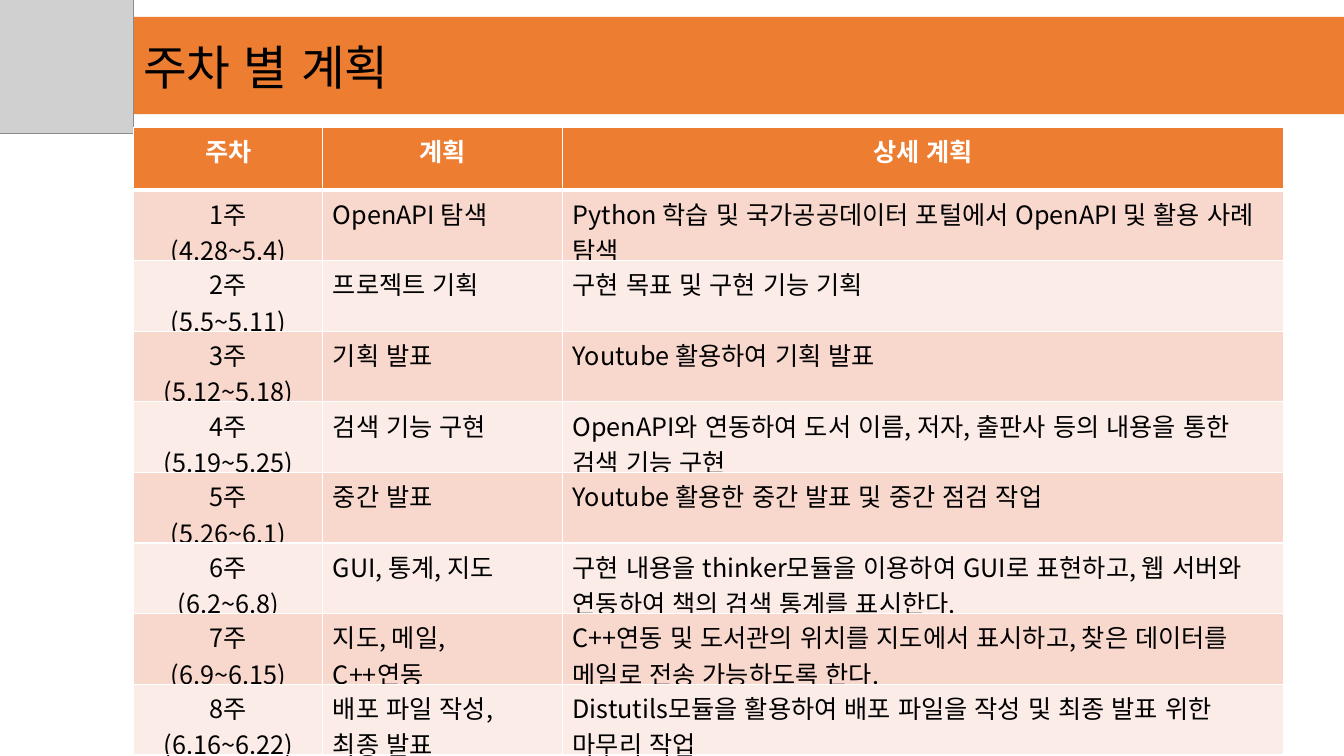
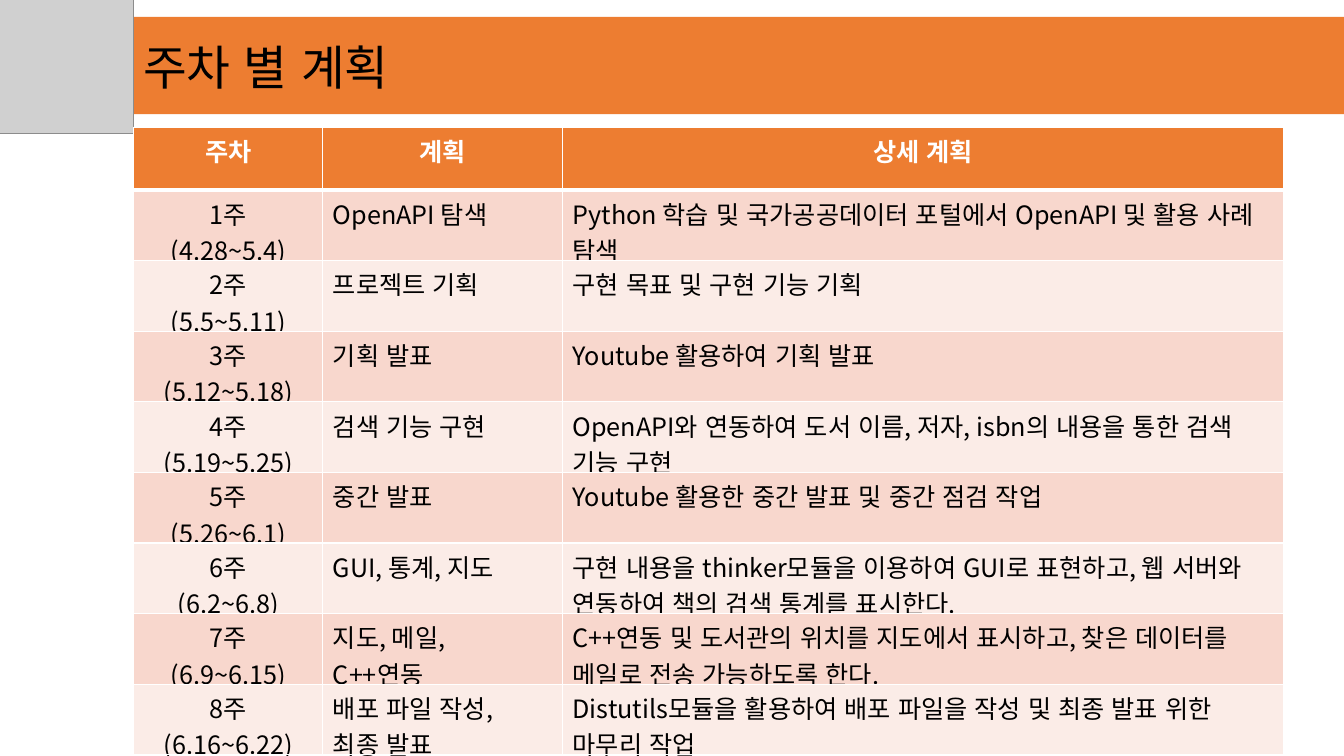
Before and after one commit to gusl0801/script, a slide deck: slide 5 of 스크립트 중간 발표자료.pptx. Drawn at 1344x756 pixels with LibreOffice and Linux fonts; fonts in the diff are those of the drawing; grey boxes stand for pictures; background and template pictures are left out. Boxes give left, top, right and bottom in pixels: in the first picture for what was removed or moved away, otherwise in the second. Text is boxed around its words. In the diff, an @@ line names an element or a change of style, - is before the commit and + after.

```diff
--- a/스크립트 중간 발표자료.pptx
+++ b/스크립트 중간 발표자료.pptx
@@ table at [134,127,1285,756] @@
-row 5, column 3: OpenAPI와 연동하여 도서 이름, 저자, 출판사 등의 내용을 통한 검색 기능 구현
+row 5, column 3: OpenAPI와 연동하여 도서 이름, 저자, isbn의 내용을 통한 검색 기능 구현
```
Also in this commit, not shown: 3 other slides changed, 2 slides added, 1 other file.
